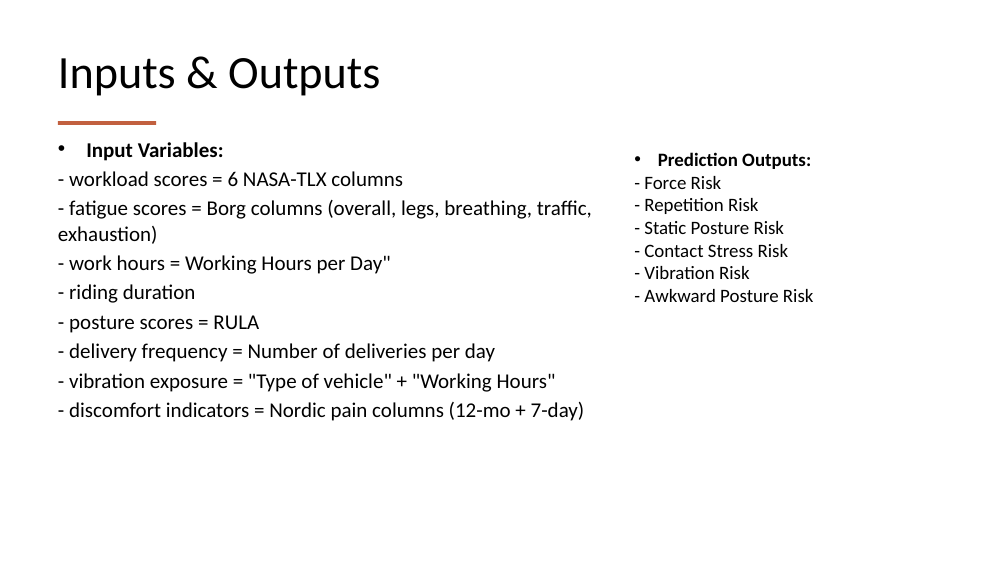
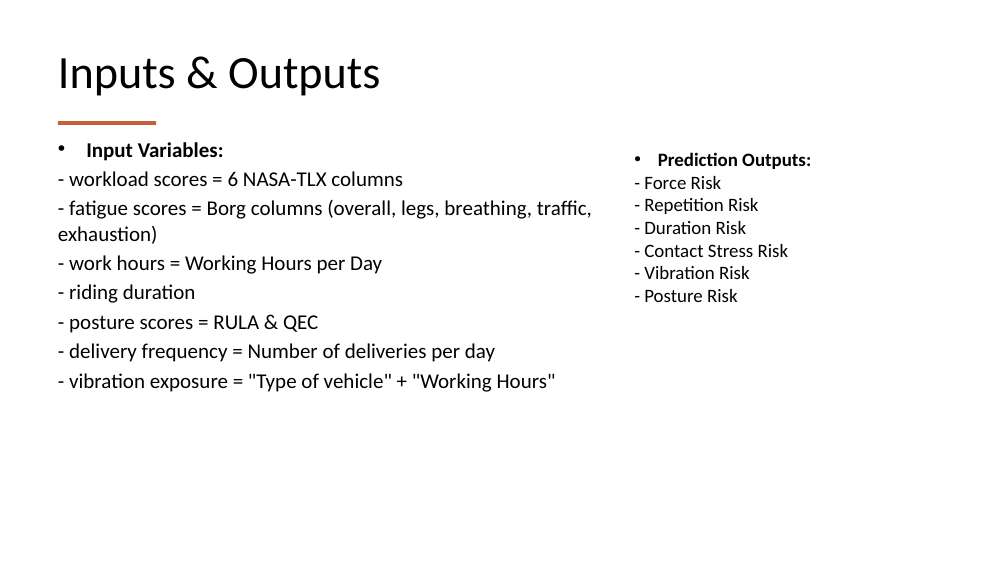
Before and after one commit to AilaVishnu/ergonomic-risk-factor-prediction, a slide deck: slide 36 of deck/Ergonomic_Risk_Factor_Prediction_Project_Plan_Final.pptx (slide 37 before the commit). Drawn at 1008x567 pixels with LibreOffice and Linux fonts; fonts in the diff are those of the drawing. Boxes give left, top, right and bottom in pixels: in the first picture for what was removed or moved away, otherwise in the second. Text is boxed around its words. In the diff, an @@ line names an element or a change of style, - is before the commit and + after.

```diff
--- a/deck/Ergonomic_Risk_Factor_Prediction_Project_Plan_Final.pptx
+++ b/deck/Ergonomic_Risk_Factor_Prediction_Project_Plan_Final.pptx
@@ text at (644,221,747,234): text changed @@
-- Static Posture Risk
+- Duration Risk
@@ text at (69,255,382,274): text changed @@
-- work hours = Working Hours per Day"
+- work hours = Working Hours per Day
@@ text at (644,289,738,302): text changed @@
-- Awkward Posture Risk
+- Posture Risk
@@ text at (69,315,318,333): text changed @@
-- posture scores = RULA
+- posture scores = RULA & QEC
@@ text at (69,402,585,421): paragraph removed @@
-- discomfort indicators = Nordic pain columns (12-mo + 7-day)
```
Also in this commit, not shown: 4 other slides changed, 1 slide removed, 11 other files.
